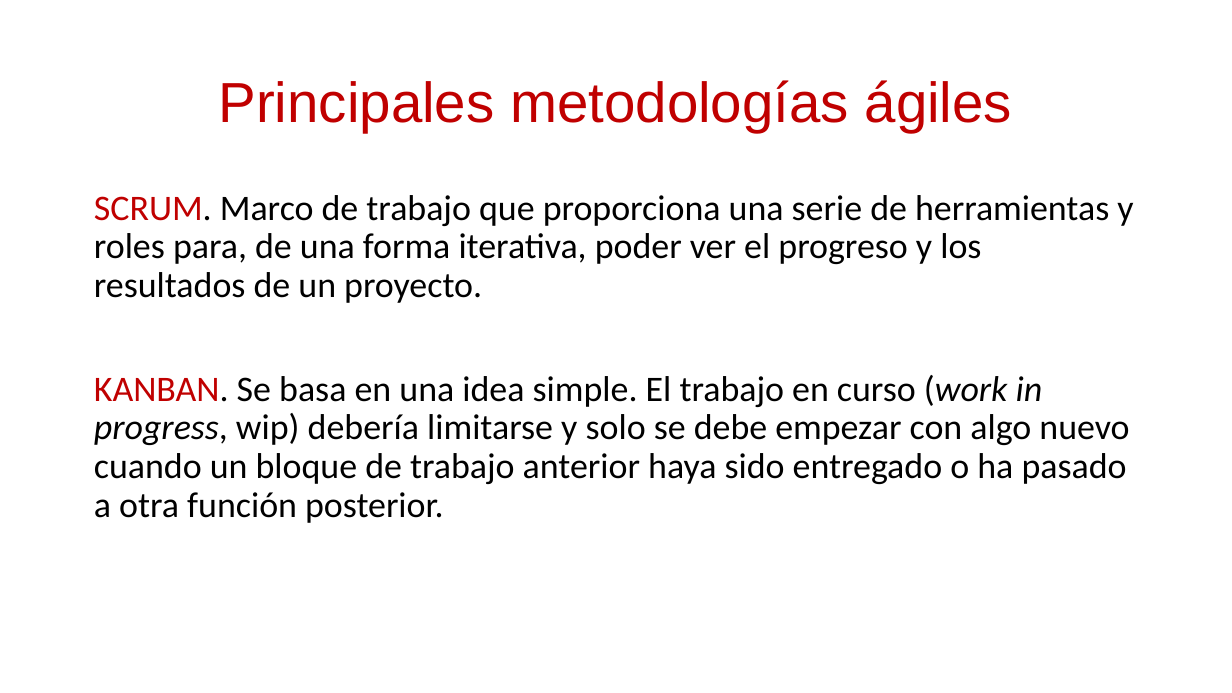
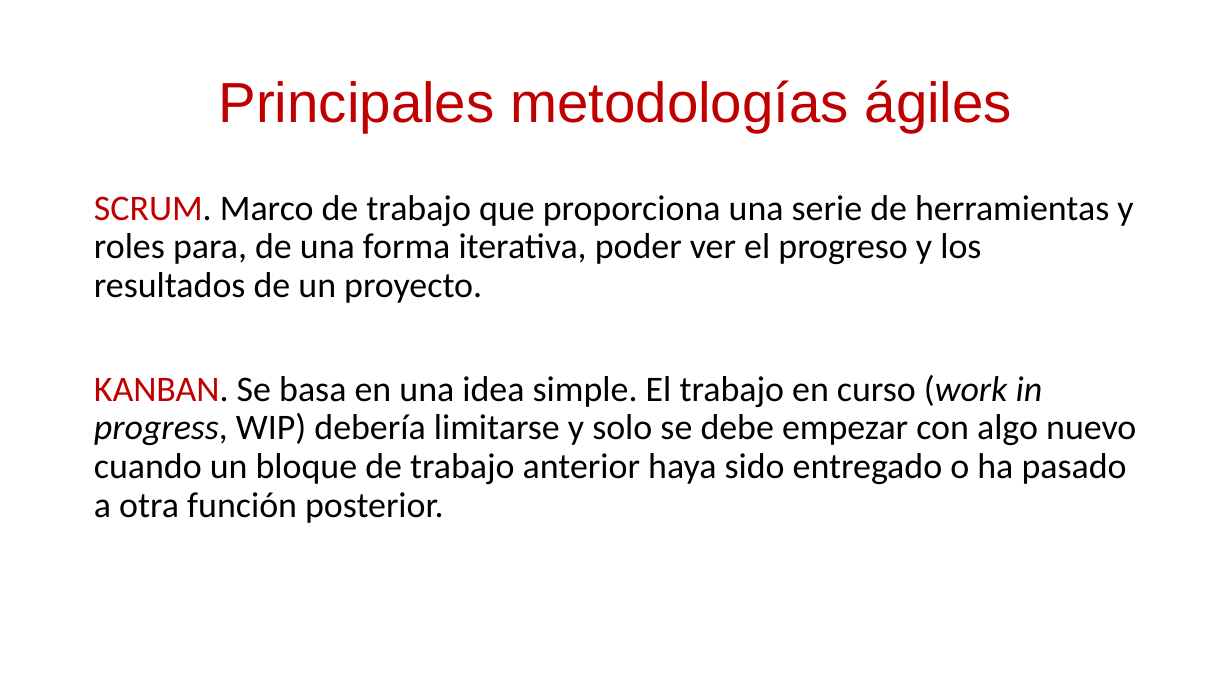
Before and after one commit to daniiel/cursos, a slide deck: slide 7 of Scrum/introduccion a scrum.pptx. Drawn at 1232x693 pixels with LibreOffice and Linux fonts; fonts in the diff are those of the drawing. Boxes give left, top, right and bottom in pixels: in the first picture for what was removed or moved away, otherwise in the second. Text is boxed around its words. In the diff, an @@ line names an element or a change of style, - is before the commit and + after.

```diff
--- a/Scrum/introduccion a scrum.pptx
+++ b/Scrum/introduccion a scrum.pptx
@@ text at (94, 375, 1136, 523): text changed @@
-KANBAN. Se basa en una idea simple. El trabajo en curso (work in progress, wip) debería limitarse y solo se debe empezar con algo nuevo cuando un bloque de trabajo anterior haya sido entregado o ha pasado a otra función posterior.
+KANBAN. Se basa en una idea simple. El trabajo en curso (work in progress, WIP) debería limitarse y solo se debe empezar con algo nuevo cuando un bloque de trabajo anterior haya sido entregado o ha pasado a otra función posterior.
```
Also in this commit, not shown: 16 other slides changed, 2 slides removed, 4 other files.
